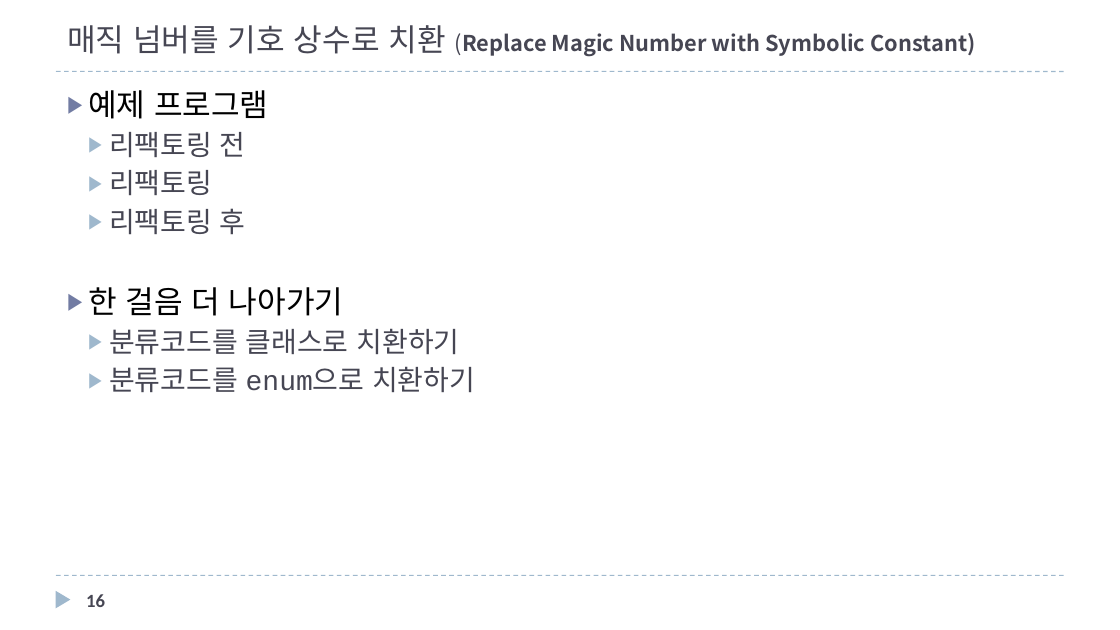
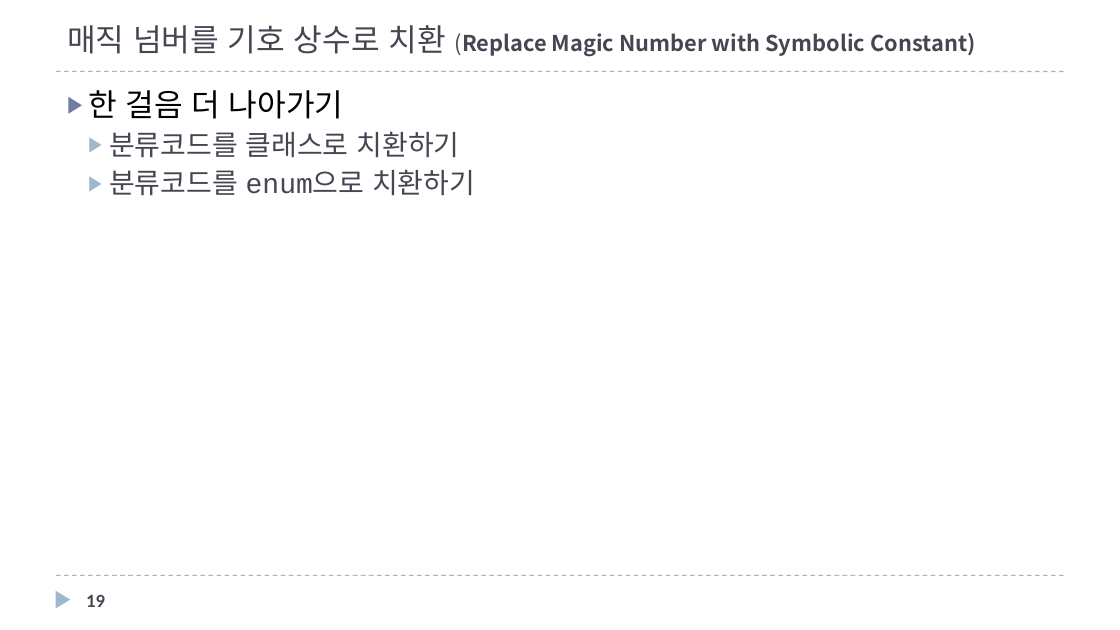
Before and after one commit to mkgungor/refactoring_java, a slide deck: slide 19 of ppt/자바로 배우는 리팩토링 입문.pptx (slide 16 before the commit). Drawn at 1120x630 pixels with LibreOffice and Linux fonts; fonts in the diff are those of the drawing. Boxes give left, top, right and bottom in pixels: in the first picture for what was removed or moved away, otherwise in the second. Text is boxed around its words. In the diff, an @@ line names an element or a change of style, - is before the commit and + after.

```diff
--- a/ppt/자바로 배우는 리팩토링 입문.pptx
+++ b/ppt/자바로 배우는 리팩토링 입문.pptx
@@ text at <box>88,90,269,234</box>: paragraphs removed @@
-▶ 예제 프로그램
-  ▶ 리팩토링 전
-  ▶ 리팩토링
-  ▶ 리팩토링 후
@@ page number at <box>86,595,105,607</box>: text changed @@
-16
+19
```
Also in this commit, not shown: 7 other slides changed, 3 slides added.
